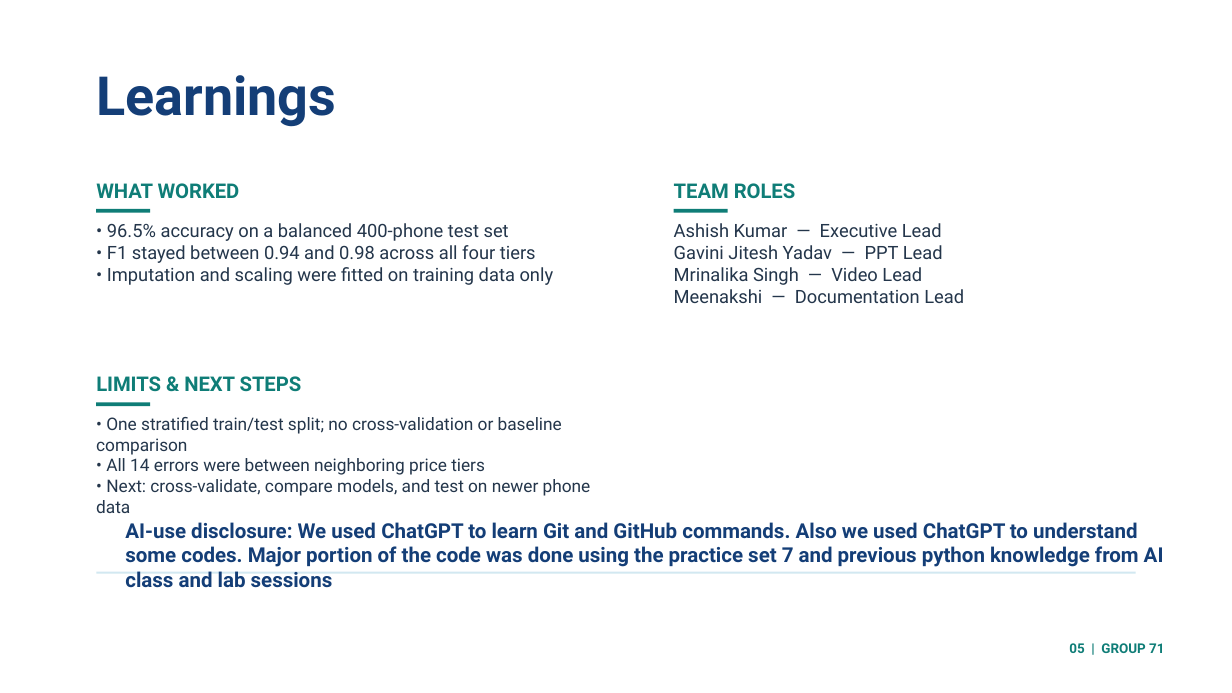
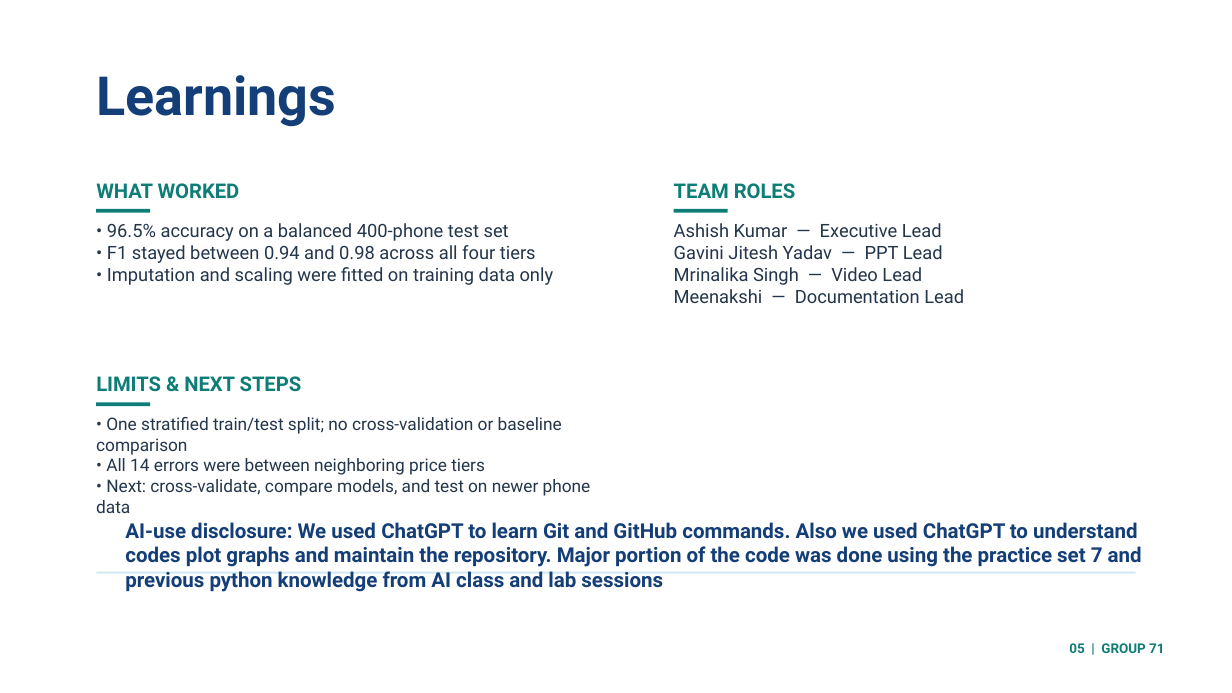
Before and after one commit to 2026eeb1328-rgb/AI101-Mini-Project-Group-71, a slide deck: slide 5 of PPT/AI101_Group71_Presentation_Final_updated.pptx. Drawn at 1232x693 pixels with LibreOffice and Linux fonts; fonts in the diff are those of the drawing; background and template pictures are left out. Boxes give left, top, right and bottom in pixels: in the first picture for what was removed or moved away, otherwise in the second. Text is boxed around its words. In the diff, an @@ line names an element or a change of style, - is before the commit and + after.

```diff
--- a/PPT/AI101_Group71_Presentation_Final_updated.pptx
+++ b/PPT/AI101_Group71_Presentation_Final_updated.pptx
@@ text at (x1=125, y1=522, x2=1142, y2=592): text changed @@
-AI-use disclosure: We used ChatGPT to learn Git and GitHub commands. Also we used ChatGPT to understand some codes. Major portion of the code was done using the practice set 7 and previous python knowledge from AI class and lab sessions
+AI-use disclosure: We used ChatGPT to learn Git and GitHub commands. Also we used ChatGPT to understand codes plot graphs and maintain the repository. Major portion of the code was done using the practice set 7 and previous python knowledge from AI class and lab sessions
```
Also in this commit, not shown: 1 other slide changed.
